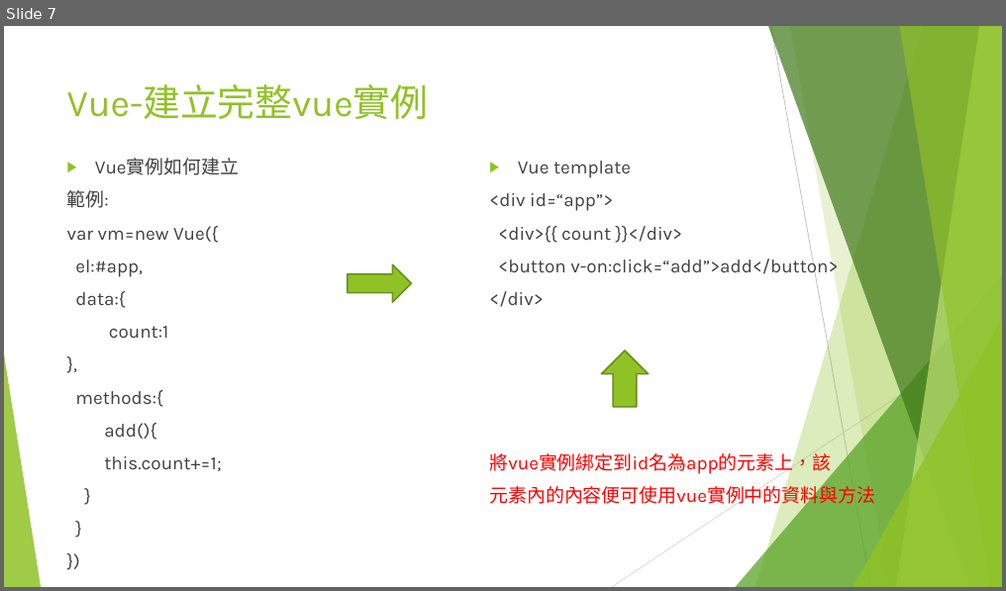
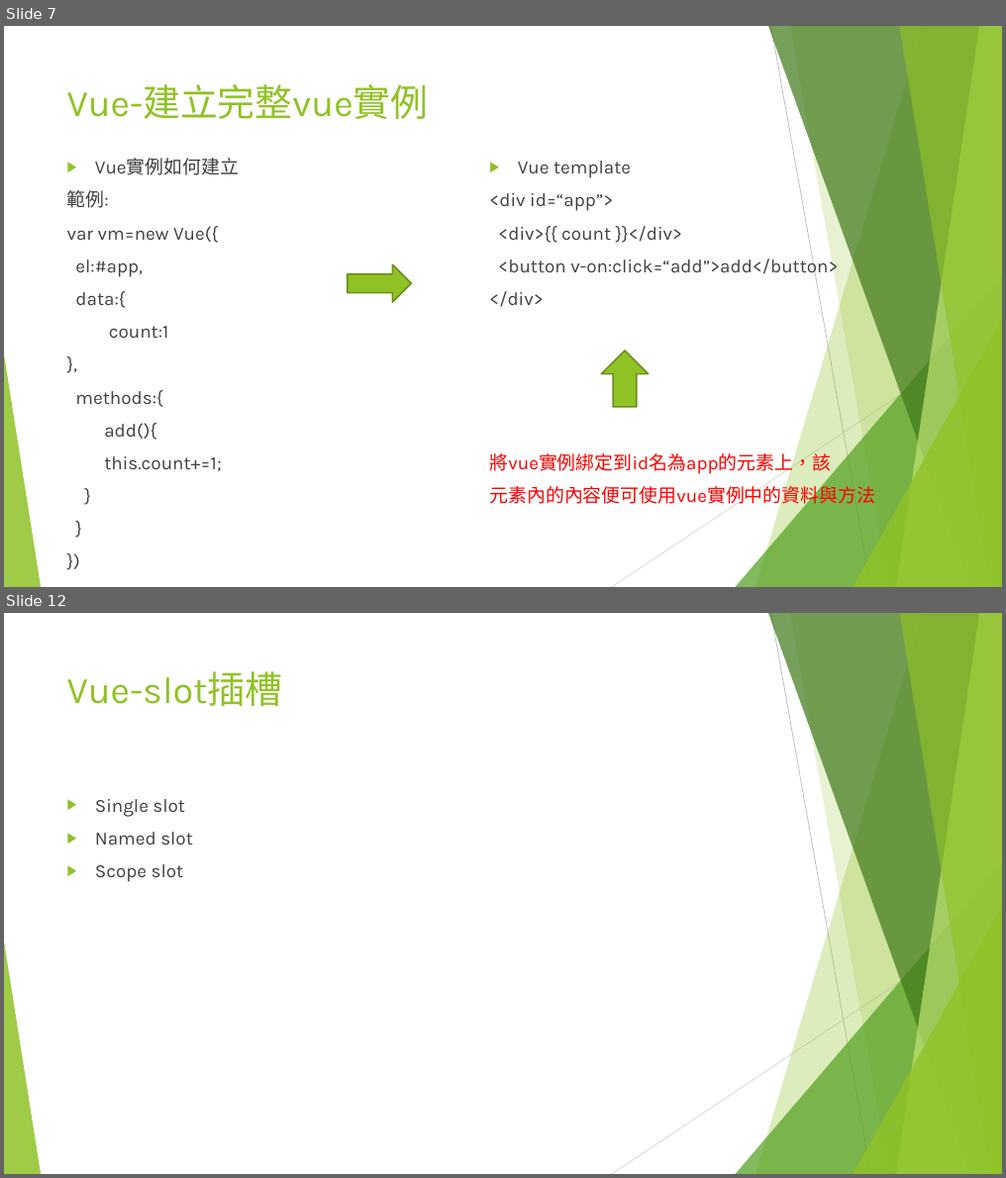
Before and after one commit to JSENESoftware/Education, a slide deck: Vue教育訓練.pptx. Shown one above the other, each under a label of ours: slide 7 before the commit, slides 7 and 12 after it; the slides between them are not shown. The pictures are 1006x591 and 1006x1178 pixels, drawn with LibreOffice and Linux fonts; fonts in the diff are those of the drawing. Boxes give left, top, right and bottom in pixels: in the first picture for what was removed or moved away, otherwise in the second. Text is boxed around its words. In the diff, an @@ line names an element or a change of style, - is before the commit and + after.

```diff
--- a/Vue教育訓練.pptx
+++ b/Vue教育訓練.pptx
@@ slide 12 added at bbox=[4, 613, 1002, 1174], background #FFFFFF; not listed: 10 template elements that a slide beside it also shows @@
@@ title added at bbox=[67, 671, 283, 706], 36 pt, text #90C226 @@
+Vue-slot插槽
@@ text added at bbox=[95, 799, 193, 882], 18 pt, text #404040 @@
+▶ Single slot
+▶ Named slot
+▶ Scope slot
```
Also in this commit, not shown: 8 other slides added.
